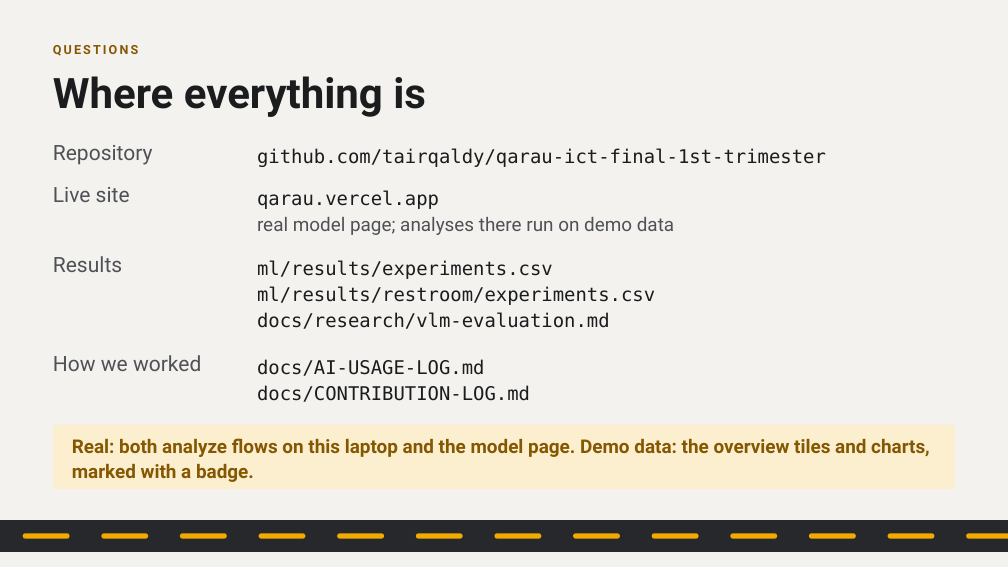
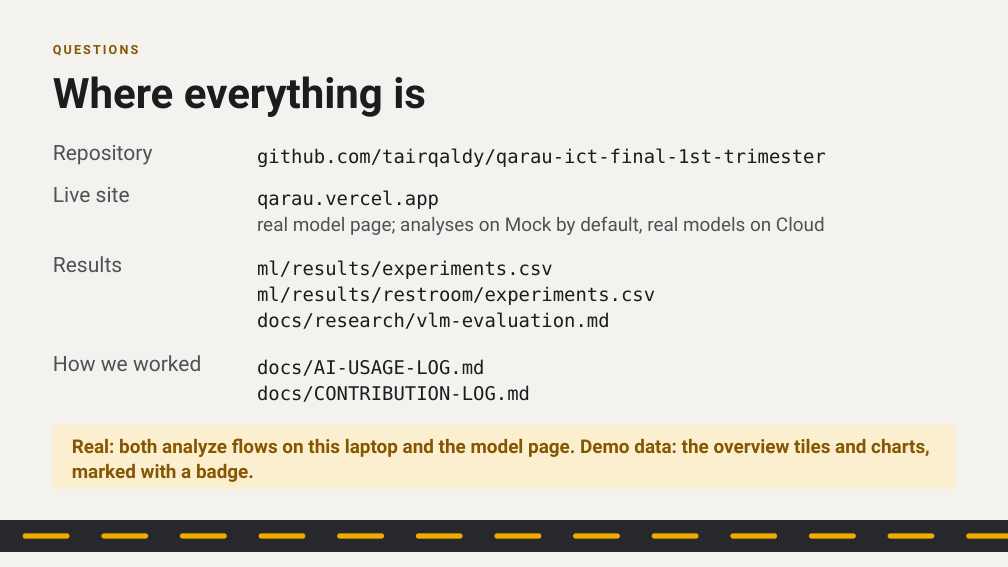
Before and after one commit to tairqaldy/jolscan-ict-final-1st-trimester, a slide deck: slide 12 of docs/deck/qarau-defense-deck.pptx. Drawn at 1008x567 pixels with LibreOffice and Linux fonts; fonts in the diff are those of the drawing. Boxes give left, top, right and bottom in pixels: in the first picture for what was removed or moved away, otherwise in the second. Text is boxed around its words. In the diff, an @@ line names an element or a change of style, - is before the commit and + after.

```diff
--- a/docs/deck/qarau-defense-deck.pptx
+++ b/docs/deck/qarau-defense-deck.pptx
@@ text at (257, 216, 825, 235): text changed @@
-real model page; analyses there run on demo data
+real model page; analyses on Mock by default, real models on Cloud
```
Also in this commit, not shown: 5 other slides changed, 5 slides added, 8 other files.
